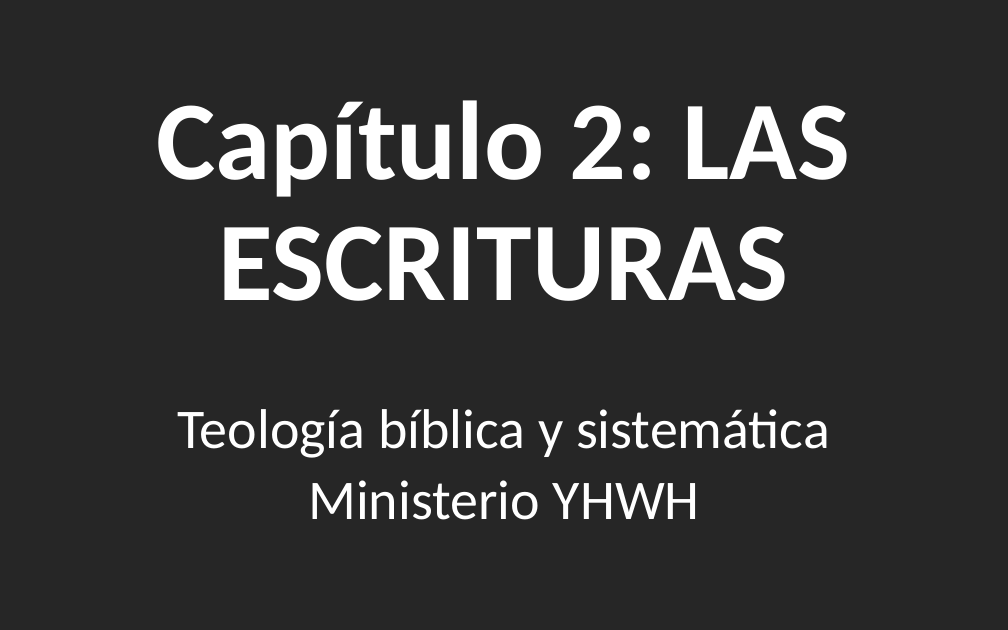
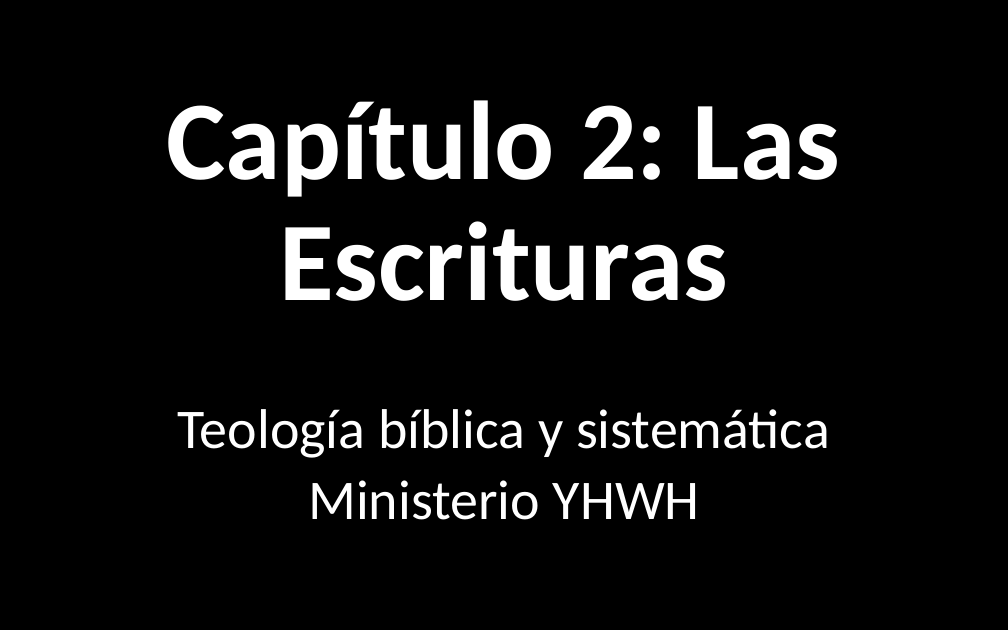
Before and after one commit to CreyTuning/documents, a slide deck: slide 1 of slideshow/Teologia Sistematica y Biblica - Myer Pearlman/Clases/3. Las Escrituras.pptx. Drawn at 1008x630 pixels with LibreOffice and Linux fonts; fonts in the diff are those of the drawing. Boxes give left, top, right and bottom in pixels: in the first picture for what was removed or moved away, otherwise in the second. Text is boxed around its words. In the diff, an @@ line names an element or a change of style, - is before the commit and + after.

Commit message:
3. Las Escrituras [adding styles]

```diff
--- a/slideshow/Teologia Sistematica y Biblica - Myer Pearlman/Clases/3. Las Escrituras.pptx
+++ b/slideshow/Teologia Sistematica y Biblica - Myer Pearlman/Clases/3. Las Escrituras.pptx
@@ background #262626 to #000000 @@
@@ title at (167,100,840,301): text changed @@
-Capítulo 2: LAS ESCRITURAS
+Capítulo 2: Las Escrituras
```
Also in this commit, not shown: 10 other slides changed.
